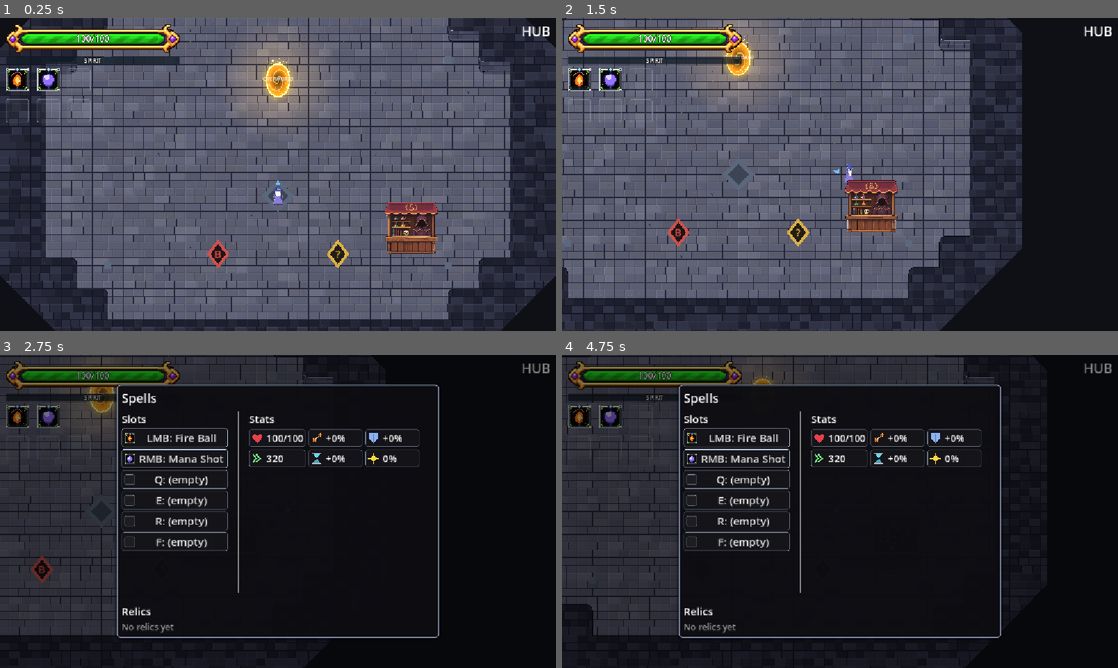
Above: before the commit, frames 1-4 (two rows, left to right).
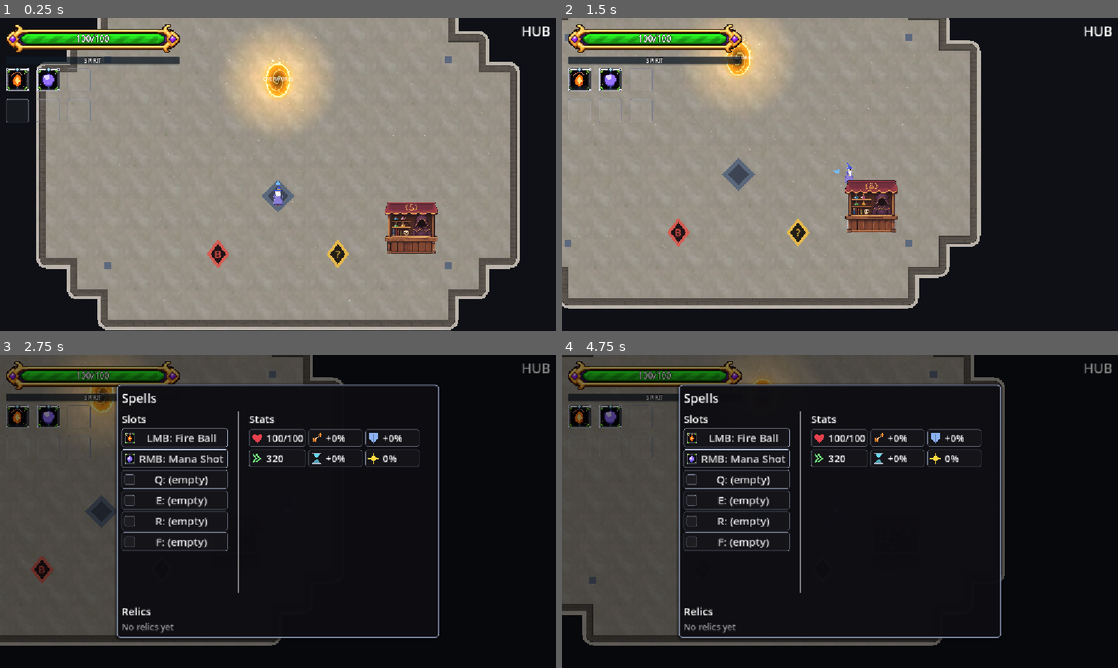
Above: after the commit, the same moments.

Repository: BestestGameStudio/gangU
Game: Godot game, scene res://game/core/main.tscn
Same seed, same stepped clock (60 frames per second), same inputs: the game is played once before the commit and once after it. Sound files missing from this copy of the repository are replaced by a short silence.
Inputs (mouse positions are in pixels of both pictures, inside the frame that each line leads up to):
- Up to frame 1 (0.25 s): no input
- Up to frame 2 (1.5 s): tap Enter at 0.5 s; move the mouse to (962, 158) at 0.52 s; hold D (move_right) 0.53-1.25 s; hold Space (cast) 0.53-1.25 s; click (962, 158) at 0.67 s; drag from (728, 190) to (756, 58) at 1.27 s
- Up to frame 3 (2.75 s): move the mouse to (333, 442) at 2.02 s; hold D (move_right) from 2.03 s (still down); hold Tab (equip_panel) from 2.03 s (still down)
- Up to frame 4 (4.75 s): release D (move_right) at 2.75 s; release Tab (equip_panel) at 2.75 s; drag from (812, 574) to (600, 570) at 2.77 s; move the mouse to (1006, 558) at 3.52 s; hold A (move_left) 3.53-4.25 s; tap C (use_consumable) at 3.6 s; drag from (673, 464) to (795, 570) at 4.27 s

The runs differ from the first frame. In frame 1, 86% of the frame differs, in the area x 0-100%, y 0-100%; in frame 2, 71%; in frame 3, 18%; in frame 4, 20%.

Commit message:
Soften hub flagstone and trim walls to a thin face and cap

Diff:
--- a/game/world/hub_floor.gd
+++ b/game/world/hub_floor.gd
@@ -1,23 +1,23 @@
 extends Node2D
 class_name HubFloor
-## Shared 64px dual-grid layout, with hub-specific brick floor and wall art.
+## Shared 64px dual-grid layout, with hub-specific soft flagstone and thin wall art.
 ## Wall lives on lattice points. Each tile reads TL=1 TR=2 BR=4 BL=8.
 
 const CENTER := Vector2(576, 410)
 const HALF := Vector2(460, 310)
 const CHAMFER := 140.0
-const WALL_WIDTH := 128.0
+const WALL_WIDTH := 32.0
 ## Tile transitions extend up to half a cell inside the nominal outline.
 ## Keep movement cells wholly within that inner floor, clear of the wall art.
 const WALL_CLEARANCE := 48.0
-const WALL_SHEET = preload("res://assets/sprites/terrain/dualgrid_brickwall_on_stonebrick.png")
-const FLOOR_VARIANTS = preload("res://assets/sprites/terrain/dualgrid_variants_stonebrick_hub.png")
-const WALL_VARIANTS = preload("res://assets/sprites/terrain/dualgrid_variants_brickwall.png")
+const WALL_SHEET = preload("res://assets/sprites/terrain/dualgrid_flagstonewall.png")
+const FLOOR_VARIANTS = preload("res://assets/sprites/terrain/dualgrid_variants_flagstone_hub.png")
 
 var outline: PackedVector2Array
 var _wall_outer: PackedVector2Array
 var _walk_outline: PackedVector2Array
 var _tiles: Array[Dictionary] = []
+var _thin_wall: Texture2D
 
 func _init() -> void:
 	z_index = -80
@@ -25,6 +25,7 @@
 	outline = _octagon(0.0)
 	_walk_outline = _octagon(-WALL_CLEARANCE)
 	_wall_outer = _octagon(WALL_WIDTH)
+	_prepare_thin_wall()
 	_build_tiles()
 
 func covers(p: Vector2) -> bool:
@@ -61,6 +62,24 @@
 					break
 	terrain.set_cells(cells)
 
+## Trim the unused outer cap instead of clipping it to an unrelated octagon.
+## The sheet's square marching-corner layout divides each tile into quadrants.
+func _prepare_thin_wall() -> void:
+	var image := WALL_SHEET.get_image()
+	for mask in range(1, 15):
+		var origin := Vector2i(mask % 4, mask / 4) * 64
+		for y in 64:
+			for x in 64:
+				var distance := INF
+				for k in 4:
+					if mask & (1 << k): continue
+					var q := Vector2(32 if k == 1 or k == 2 else 0, 32 if k >= 2 else 0)
+					var near := Vector2(x, y).clamp(q, q + Vector2(31, 31))
+					distance = minf(distance, Vector2(x, y).distance_to(near))
+				if distance > 22.0:
+					image.set_pixelv(origin + Vector2i(x, y), Color.TRANSPARENT)
+	_thin_wall = ImageTexture.create_from_image(image)
+
 func _build_tiles() -> void:
 	var cell := float(DualGrid.CELL)
 	var lo := Vector2i(((CENTER - HALF - Vector2.ONE * WALL_WIDTH) / cell).floor())
@@ -73,15 +92,16 @@
 			for k in 4:
 				if not covers(Vector2(corners[k]) * cell): mask |= 1 << k
 			var variant := int(DualGrid._hash01(i, j, 709) * 8.0) % 8
-			var tex: Texture2D = WALL_SHEET
+			if mask == 15: continue
+			var tex: Texture2D = _thin_wall
 			var src := Vector2(mask % 4, mask / 4) * cell
-			if mask == 0 or mask == 15:
-				tex = FLOOR_VARIANTS if mask == 0 else WALL_VARIANTS
+			if mask == 0:
+				tex = FLOOR_VARIANTS
 				src = Vector2(variant * cell, 0)
 			var at := Vector2(i, j) * cell
 			var rect := PackedVector2Array([at, at + Vector2(cell, 0),
 				at + Vector2(cell, cell), at + Vector2(0, cell)])
-			for piece: PackedVector2Array in Geometry2D.intersect_polygons(rect, _wall_outer):
+			for piece: PackedVector2Array in [rect]:
 				var uv := PackedVector2Array()
 				for p in piece: uv.append((src + p - at) / tex.get_size())
 				_tiles.append({"poly": piece, "uv": uv, "tex": tex})
Binary file removed: assets/sprites/terrain/dualgrid_brickwall_on_stonebrick.png
Binary file added: assets/sprites/terrain/dualgrid_flagstonewall.png
Not shown, changed: assets/sprites/terrain/dualgrid_flagstonewall.png.import
Binary file removed: assets/sprites/terrain/dualgrid_variants_brickwall.png
Not shown, removed: assets/sprites/terrain/dualgrid_variants_brickwall.png.import
Binary file added: assets/sprites/terrain/dualgrid_variants_flagstone_hub.png
Not shown, changed: assets/sprites/terrain/dualgrid_variants_flagstone_hub.png.import
Binary file removed: assets/sprites/terrain/dualgrid_variants_stonebrick_hub.png
Not shown, changed: assets/sprites/SOURCE.md
